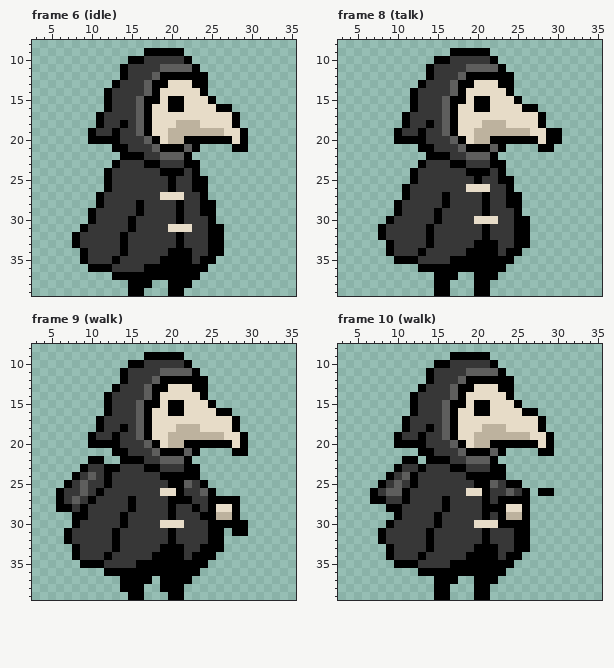
Pixel-art file: Assets/Animations/Story/Villain_PlagueDoctor.aseprite. Above, as it was before the edit.
40x40 pixels, 36 frames. Shown: frame 6 (idle): x 3..35, y 8..39; frame 8 (talk): x 3..35, y 8..39; frame 9 (walk): x 3..35, y 8..39; frame 10 (walk): x 3..35, y 8..39. The commit also changed other frames, which this record leaves out.
The same view after the edit:
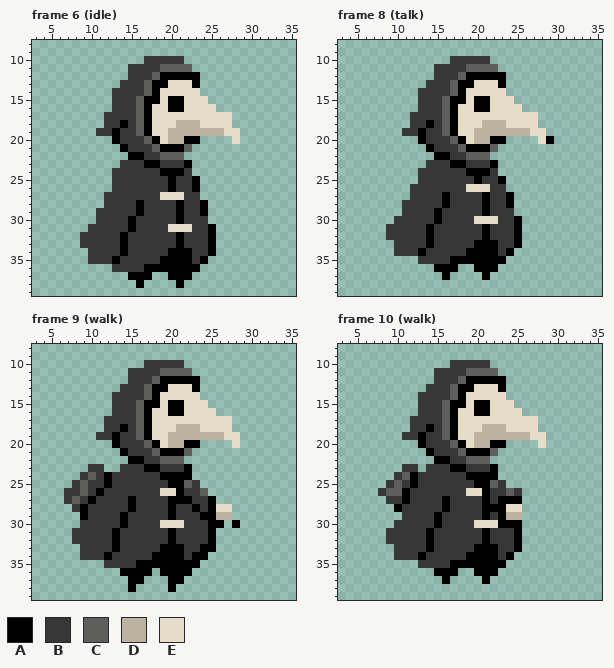
Palette (. is transparent): A #000000  B #373737  C #5e5e5d  D #bdb29e  E #e7dcc8
Edits made:
Changed rows in their new state; - is an unchanged pixel.
Frame 6 (idle):
first column x 8:
 9 ---------.....--------
10 -------..-----.-------
11 ------.--------.------
12 ------.---------.-----
13 -----.----------.-----
14 ----.-----------.-----
15 ----.------------.----
16 ----.-------------..--
17 ---.----------------.-
18 ---.----------------.-
19 --.------------------.
20 --...-----------....-.
21 -----.---------.----..
22 ------.-------.-------
23 -----.---------.------
24 ----.----------.------
25 ----.-----------.-----
26 ----.-----------.-----
27 ---.------------.-----
28 ---.-------------.----
29 --.--------------.----
30 --.--------------.----
31 -.----------------.---
32 .-----------------.---
33 .-----------------.---
34 -.----------------.---
35 -.---------------.----
36 --...-----------.-----
37 -----..---..---.------
38 -------.-.--.-.-------
39 -------..---..--------
Frame 8 (talk):
first column x 8:
 9 ---------.....---------
10 -------..-----.--------
11 ------.--------.-------
12 ------.---------.------
13 -----.----------.------
14 ----.-----------.------
15 ----.------------.-----
16 ----.-------------..---
17 ---.----------------.--
18 ---.----------------.--
19 --.------------------..
20 --...-----------....--.
21 -----.---------.----..-
22 ------.-------.--------
23 -----.---------.-------
24 ----.----------.-------
25 ----.-----------.------
26 ---.------------.------
27 ---.-------------.-----
28 --.--------------.-----
29 --.--------------.-----
30 -.----------------.----
31 .-----------------.----
32 .-----------------.----
33 -.----------------.----
34 -.---------------.-----
35 --...-----------.------
36 -----..---..---.-------
37 -------.-.--.-.--------
38 -------..---..---------
39 -------..---..---------
Frame 9 (walk):
first column x 6:
 9 -----------.....--------
10 ---------..-----.-------
11 --------.--------.------
12 --------.---------.-----
13 -------.----------.-----
14 ------.-----------.-----
15 ------.------------.----
16 ------.-------------..--
17 -----.----------------.-
18 -----.----------------.-
19 ----.------------------.
20 ----...-----------....-.
21 -------.---------.----..
22 ----..--.-------.-------
23 ---.--..---------.------
24 --.--------------.------
25 -.----------------.-----
26 .------------------.----
27 .-------------------...-
28 ..--------------------.-
29 --.-------------------.-
30 --.------------------.-.
31 -.------------------.-..
32 -.------------------.---
33 --.-----------------.---
34 --.----------------.----
35 ---...------------.-----
36 ------..----.----.------
37 --------.--.-.--.-------
38 --------.-.--.-.--------
39 ---------..---..--------
Frame 10 (walk):
first column x 7:
 9 ----------.....--------
10 --------..-----.-------
11 -------.--------.------
12 -------.---------.-----
13 ------.----------.-----
14 -----.-----------.-----
15 -----.------------.----
16 -----.-------------..--
17 ----.----------------.-
18 ----.----------------.-
19 ---.------------------.
20 ---...-----------....-.
21 ------.---------.----..
22 ----..-.-------.-------
23 ---.--.---------.------
24 --.-------------.------
25 -.---------------..----
26 .------------------.-..
27 ..-----------------.---
28 --.----------------.---
29 ---.---------------.---
30 --.----------------.---
31 -.-----------------.---
32 -.-----------------.---
33 --.----------------.---
34 --.---------------.----
35 ---...-----------.-----
36 ------..---..---.------
37 --------.-.--.-.-------
38 --------..---..--------
39 --------..---..--------
Boxes around the changes in both pictures, in picture pixels (x1, y1, x2, y2):
erased: (72, 48, 248, 296)
erased: (378, 48, 562, 296)
erased: (56, 352, 248, 600)
erased: (370, 352, 554, 600)
